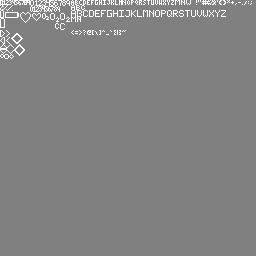
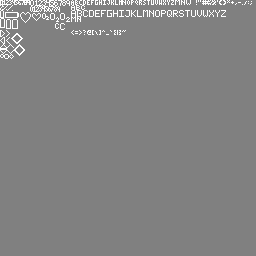
Comparing the layer stacks of the two 256×256 images. Changes:
added layer "Pasted Layer #1" above "Pasted Layer" over [12, 19, 18, 29]
added layer "Pasted Layer" above "Layer" over [6, 19, 11, 29]
